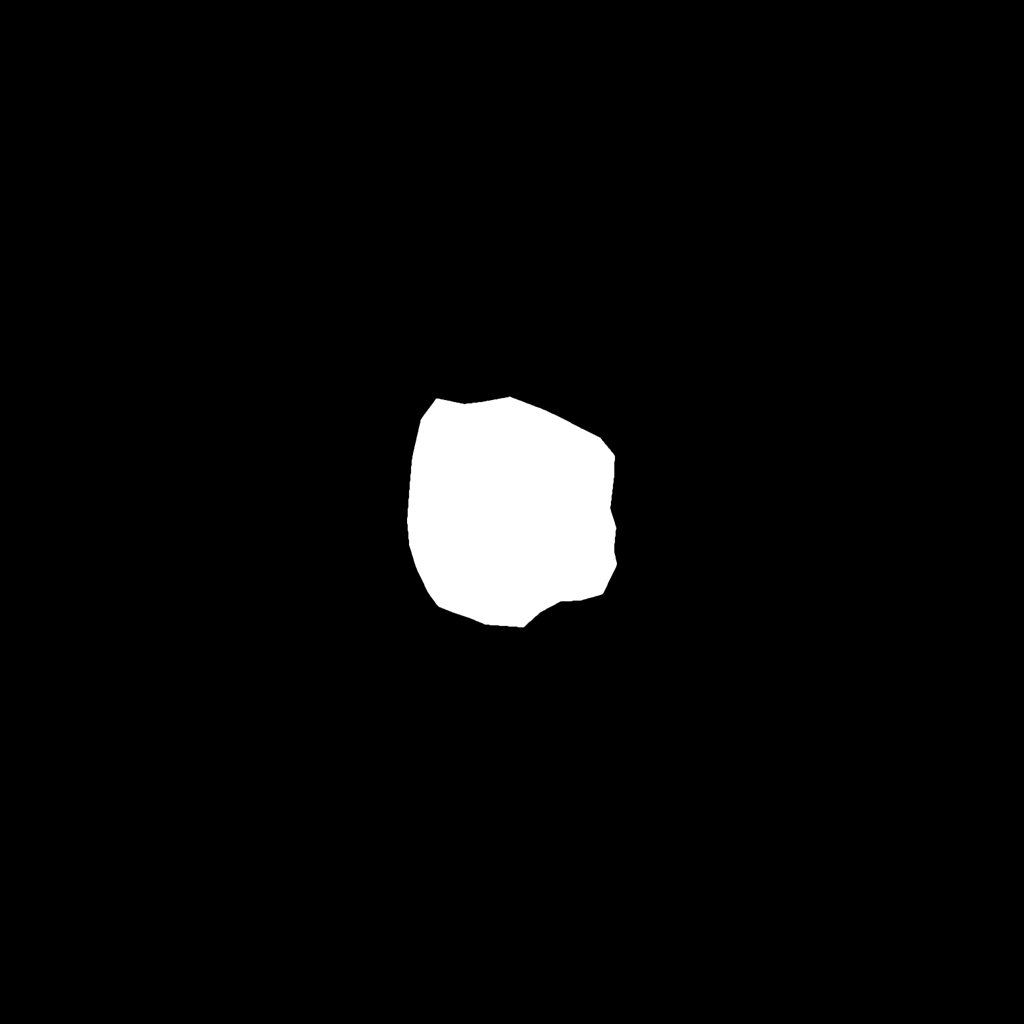
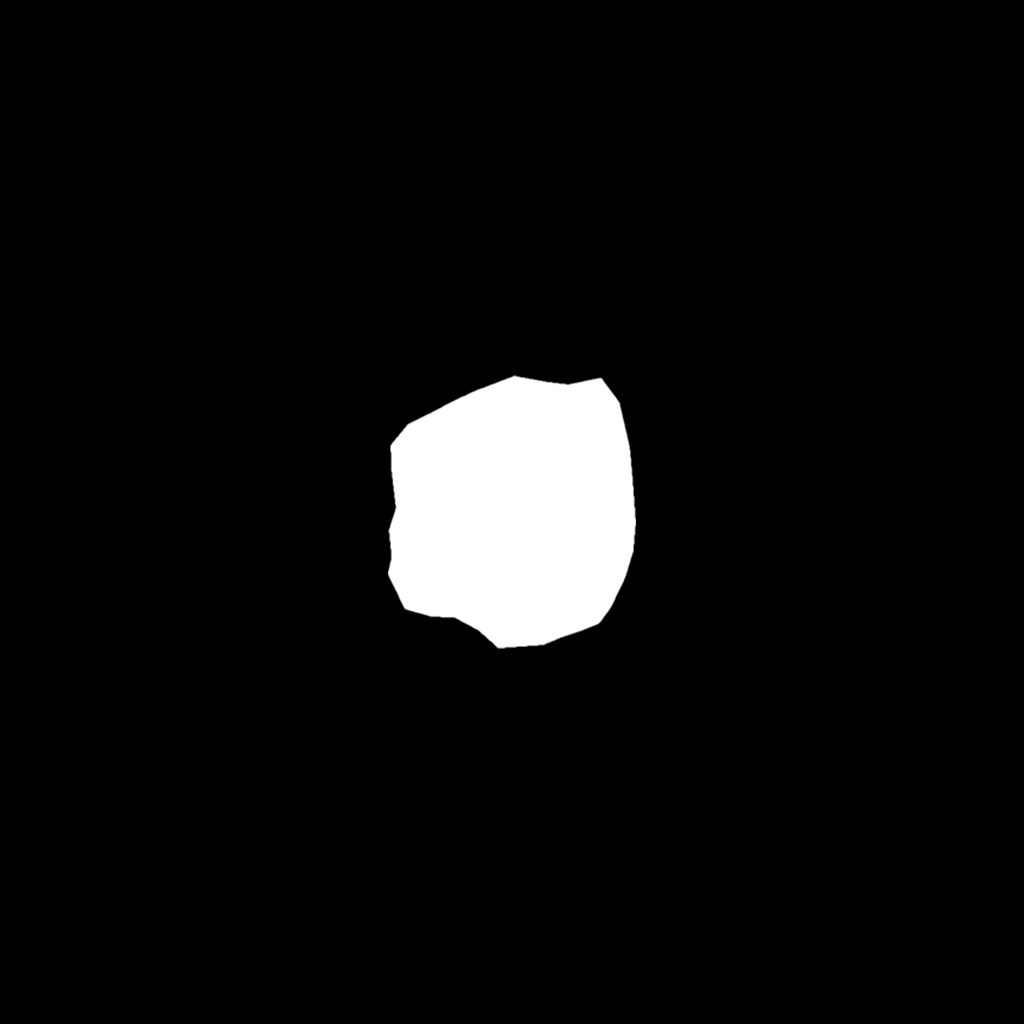
Comparing the layer stacks of the two 1024px x 1024px images. Changes:
painted on "Layer 5" over (x1=388, y1=375, x2=636, y2=649)
painted on "Layer 1" over (x1=421, y1=420, x2=603, y2=593)
